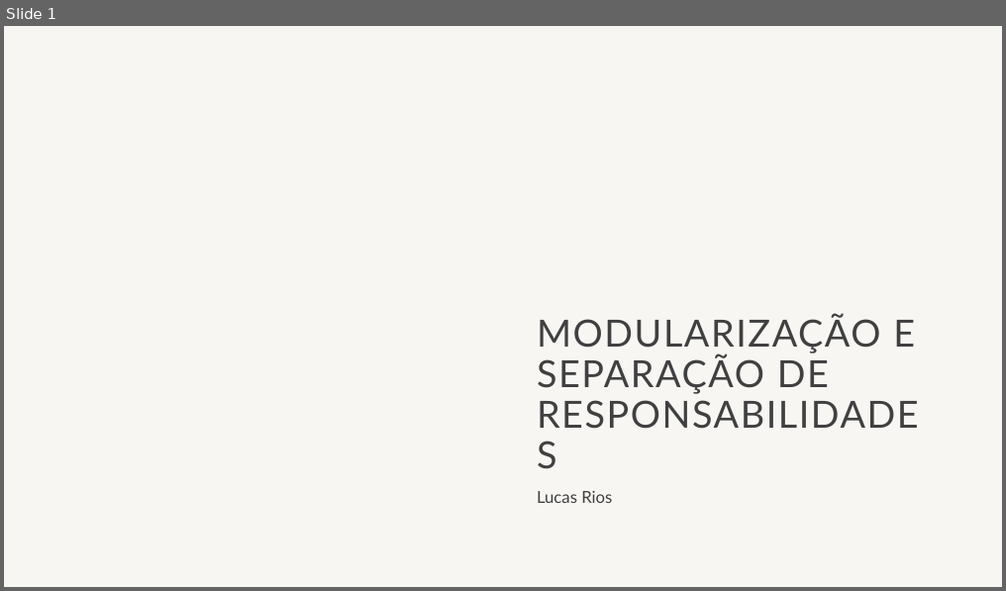
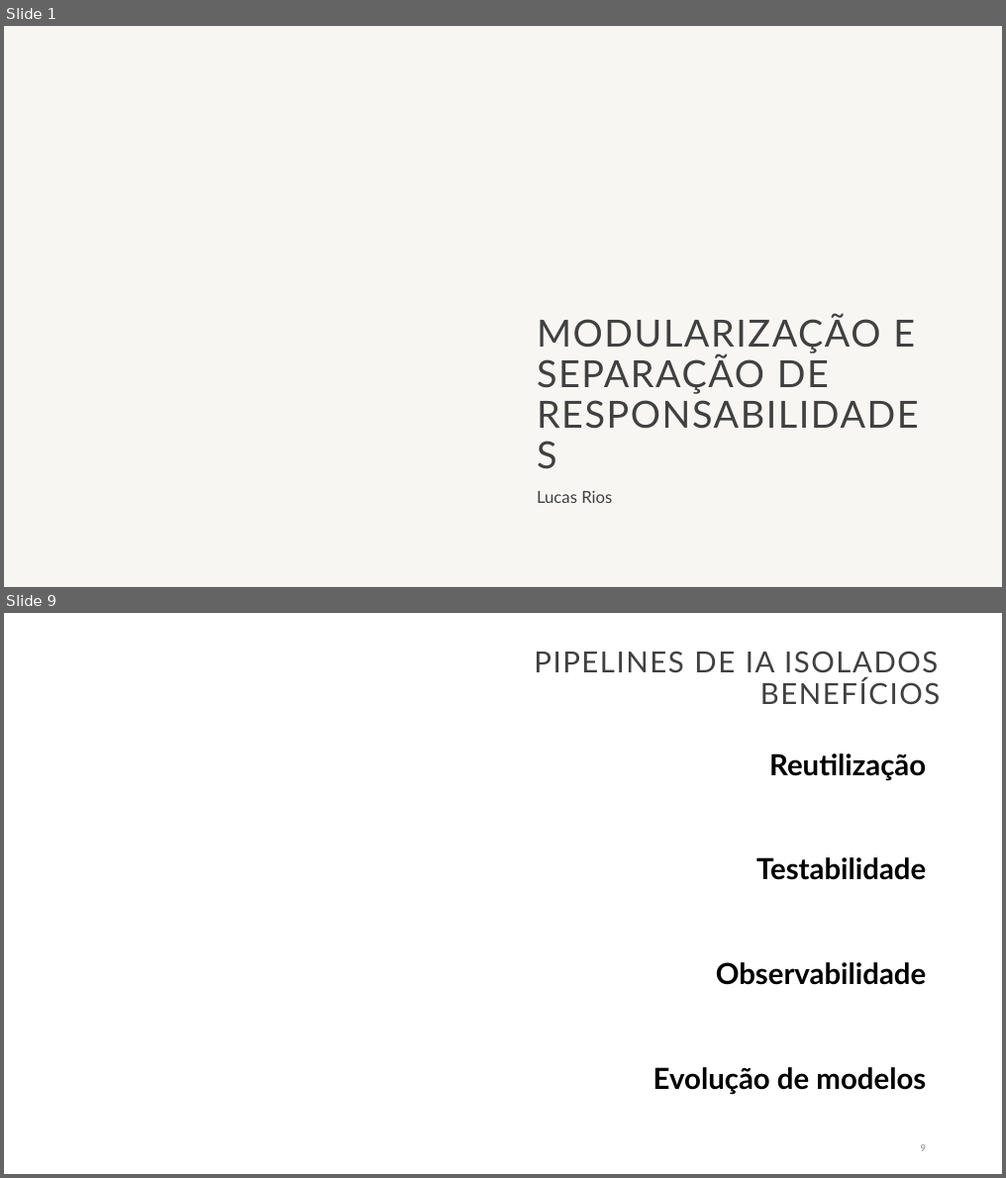
Before and after one commit to LucasRios/FIAP, a slide deck: Aula06/Aula6.pptx. Shown one above the other, each under a label of ours: slide 1 before the commit, slides 1 and 9 after it; the slides between them are not shown. The pictures are 1006x591 and 1006x1178 pixels, drawn with LibreOffice and Linux fonts; fonts in the diff are those of the drawing; background and template pictures are left out. Boxes give left, top, right and bottom in pixels: in the first picture for what was removed or moved away, otherwise in the second. Text is boxed around its words. In the diff, an @@ line names an element or a change of style, - is before the commit and + after.

```diff
--- a/Aula06/Aula6.pptx
+++ b/Aula06/Aula6.pptx
@@ slide 9 added at [4,613,1002,1174], background #FFFFFF @@
@@ title added at [534,651,940,704], 28 pt, text #404040 @@
+PIPELINES DE IA ISOLADOS
+BENEFÍCIOS
@@ text added at [653,754,927,1095], 28 pt, text #000000, bold @@
+Reutilização
+Testabilidade
+Observabilidade
+Evolução de modelos
@@ page number added at [921,1145,926,1152], 9 pt, text #8C8C8C @@
+9
```
Also in this commit, not shown: 22 other slides added, 15 slides removed.
